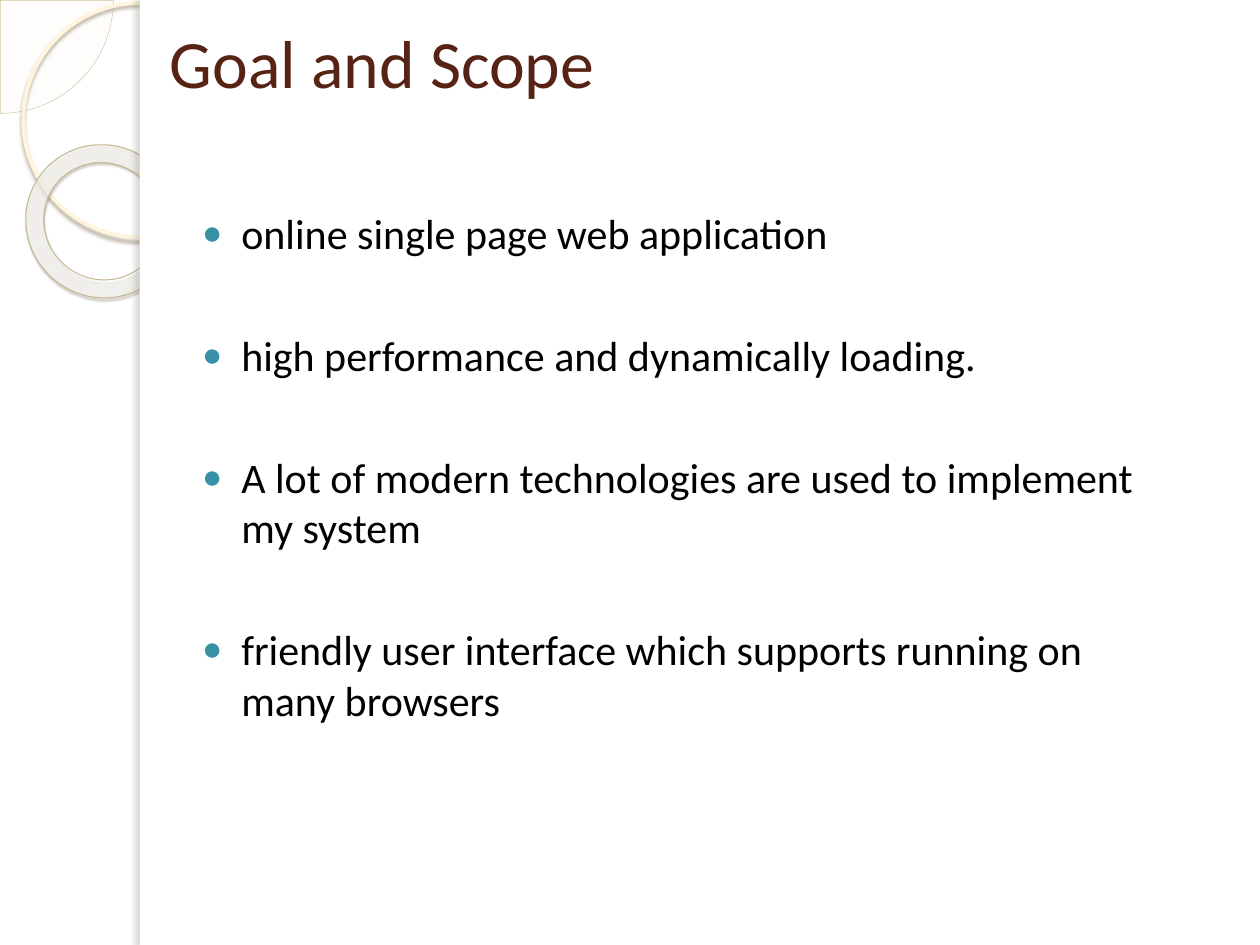
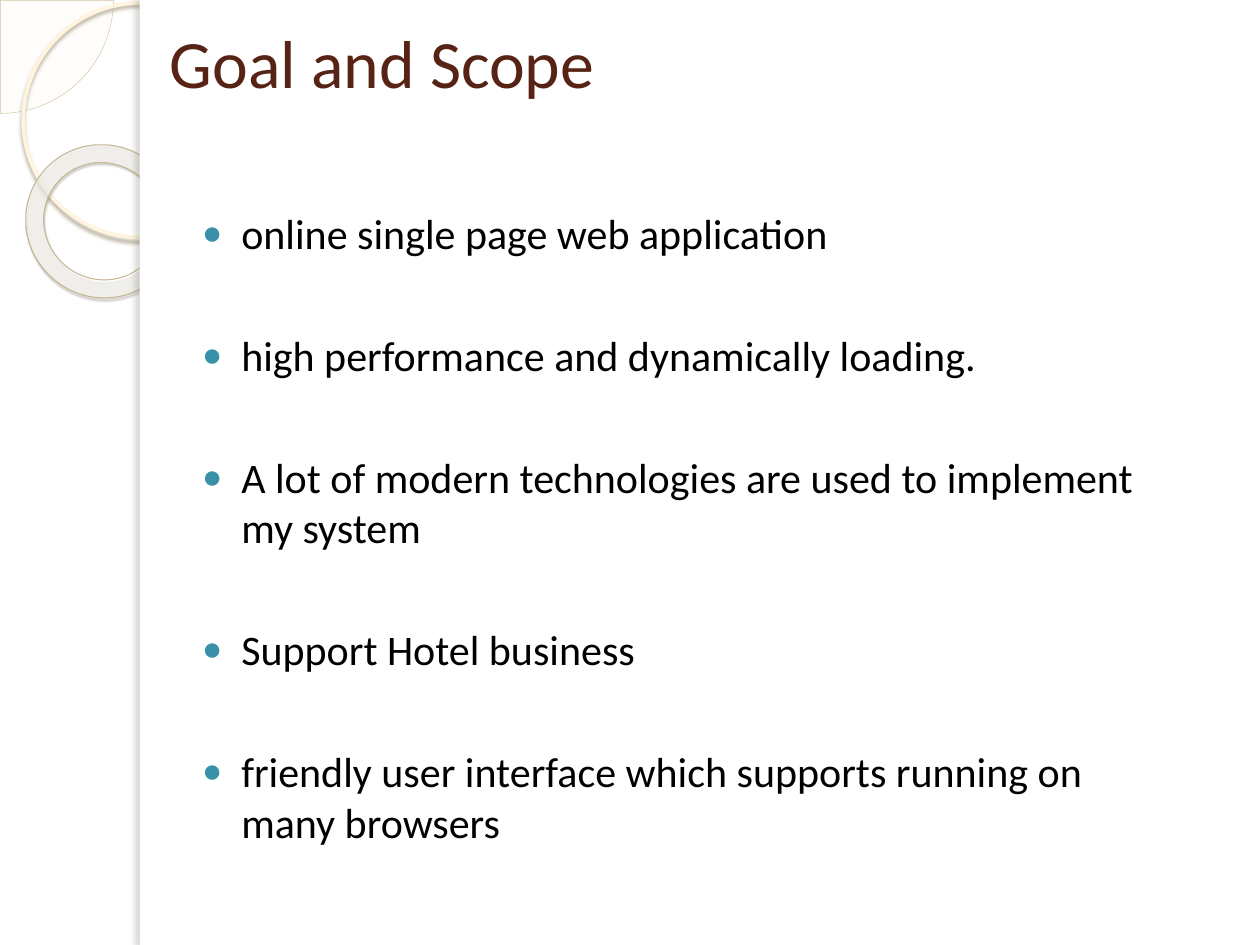
Before and after one commit to dohungcuongdev/thesis-documentation, a slide deck: slide 17 of Thesis-review.pptx. Drawn at 1260x945 pixels with LibreOffice and Linux fonts; fonts in the diff are those of the drawing; background and template pictures are left out. Boxes give left, top, right and bottom in pixels: in the first picture for what was removed or moved away, otherwise in the second. Text is boxed around its words. In the diff, an @@ line names an element or a change of style, - is before the commit and + after.

```diff
--- a/Thesis-review.pptx
+++ b/Thesis-review.pptx
@@ text at <box>241,635,635,672</box>: paragraph added @@
+● Support Hotel business
```
Also in this commit, not shown: 3 other slides changed.
